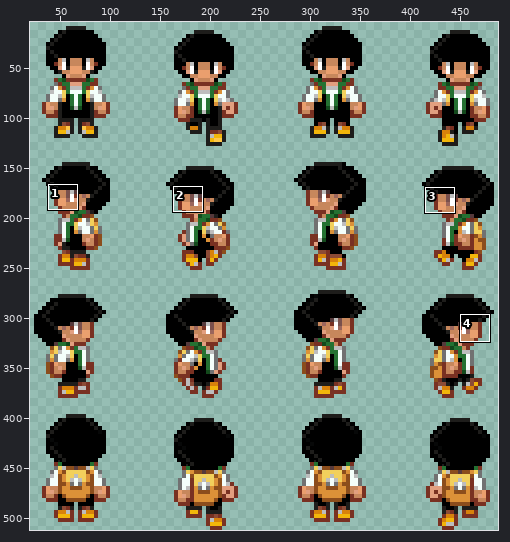
Sprite sheet, stored at graphics/characters/player1.png. The first picture is a wide view before the edit; the outline marks the close-up.
Close-up. Before:
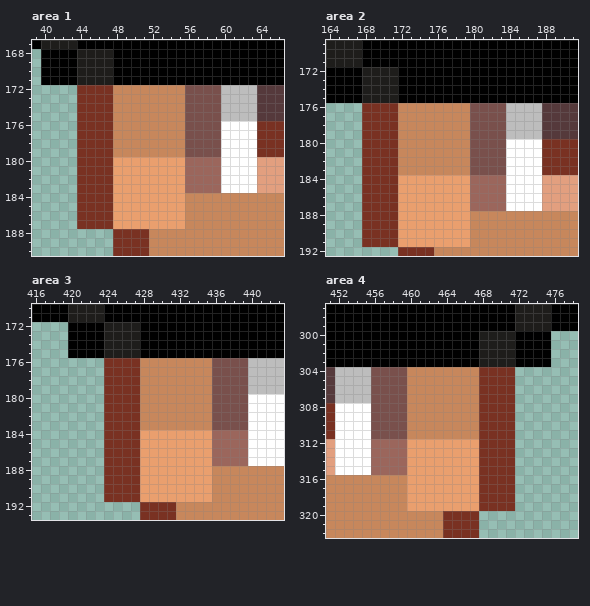
The file is 512x512 pixels. Colours within 5 levels of each other are drawn and written as one. Shown: area 1: x 39..66, y 167..190; area 2: x 164..191, y 169..192; area 3: x 416..443, y 170..193; area 4: x 451..478, y 297..322. The wide view leaves out empty margins. The commit also changed other parts of the picture, which this record leaves out.
After:
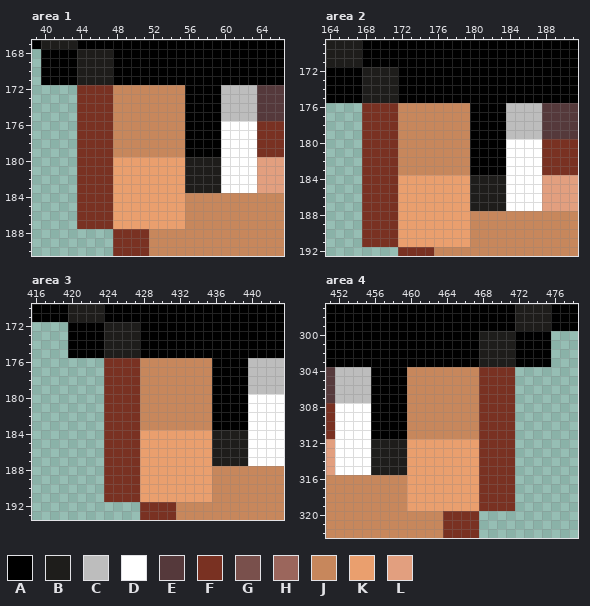
Palette (. is transparent): A #000000  B #1e1d1b  C #bdbdbd  D #ffffff  E #55393b  F #793122  G #79504c  H #9b665c  J #c7875c  K #ea9f6e  L #e29f7f
Diff:
--- area 1
@@ x 54..61 @@
 171 AAAAAAAA
-172 JJGGGGCC
-173 JJGGGGCC
-174 JJGGGGCC
-175 JJGGGGCC
-176 JJGGGGDD
-177 JJGGGGDD
-178 JJGGGGDD
-179 JJGGGGDD
-180 KKHHHHDD
-181 KKHHHHDD
-182 KKHHHHDD
-183 KKHHHHDD
+172 JJAAAACC
+173 JJAAAACC
+174 JJAAAACC
+175 JJAAAACC
+176 JJAAAADD
+177 JJAAAADD
+178 JJAAAADD
+179 JJAAAADD
+180 KKBBBBDD
+181 KKBBBBDD
+182 KKBBBBDD
+183 KKBBBBDD
 184 KKJJJJJJ
--- area 2
@@ x 178..185 @@
 175 AAAAAAAA
-176 JJGGGGCC
-177 JJGGGGCC
-178 JJGGGGCC
-179 JJGGGGCC
-180 JJGGGGDD
-181 JJGGGGDD
-182 JJGGGGDD
-183 JJGGGGDD
-184 KKHHHHDD
-185 KKHHHHDD
-186 KKHHHHDD
-187 KKHHHHDD
+176 JJAAAACC
+177 JJAAAACC
+178 JJAAAACC
+179 JJAAAACC
+180 JJAAAADD
+181 JJAAAADD
+182 JJAAAADD
+183 JJAAAADD
+184 KKBBBBDD
+185 KKBBBBDD
+186 KKBBBBDD
+187 KKBBBBDD
 188 KKJJJJJJ
--- area 3
@@ x 434..441 @@
 175 AAAAAAAA
-176 JJGGGGCC
-177 JJGGGGCC
-178 JJGGGGCC
-179 JJGGGGCC
-180 JJGGGGDD
-181 JJGGGGDD
-182 JJGGGGDD
-183 JJGGGGDD
-184 KKHHHHDD
-185 KKHHHHDD
-186 KKHHHHDD
-187 KKHHHHDD
+176 JJAAAACC
+177 JJAAAACC
+178 JJAAAACC
+179 JJAAAACC
+180 JJAAAADD
+181 JJAAAADD
+182 JJAAAADD
+183 JJAAAADD
+184 KKBBBBDD
+185 KKBBBBDD
+186 KKBBBBDD
+187 KKBBBBDD
 188 KKJJJJJJ
--- area 4
@@ x 454..461 @@
 303 AAAAAAAA
-304 CCGGGGJJ
-305 CCGGGGJJ
-306 CCGGGGJJ
-307 CCGGGGJJ
-308 DDGGGGJJ
-309 DDGGGGJJ
-310 DDGGGGJJ
-311 DDGGGGJJ
-312 DDHHHHKK
-313 DDHHHHKK
-314 DDHHHHKK
-315 DDHHHHKK
+304 CCAAAAJJ
+305 CCAAAAJJ
+306 CCAAAAJJ
+307 CCAAAAJJ
+308 DDAAAAJJ
+309 DDAAAAJJ
+310 DDAAAAJJ
+311 DDAAAAJJ
+312 DDBBBBKK
+313 DDBBBBKK
+314 DDBBBBKK
+315 DDBBBBKK
 316 JJJJJJKK
